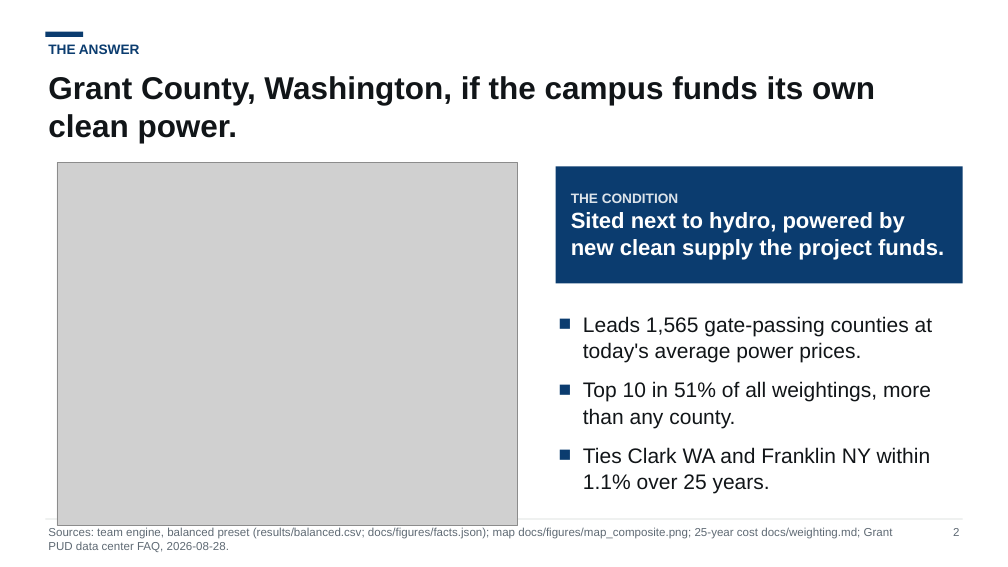
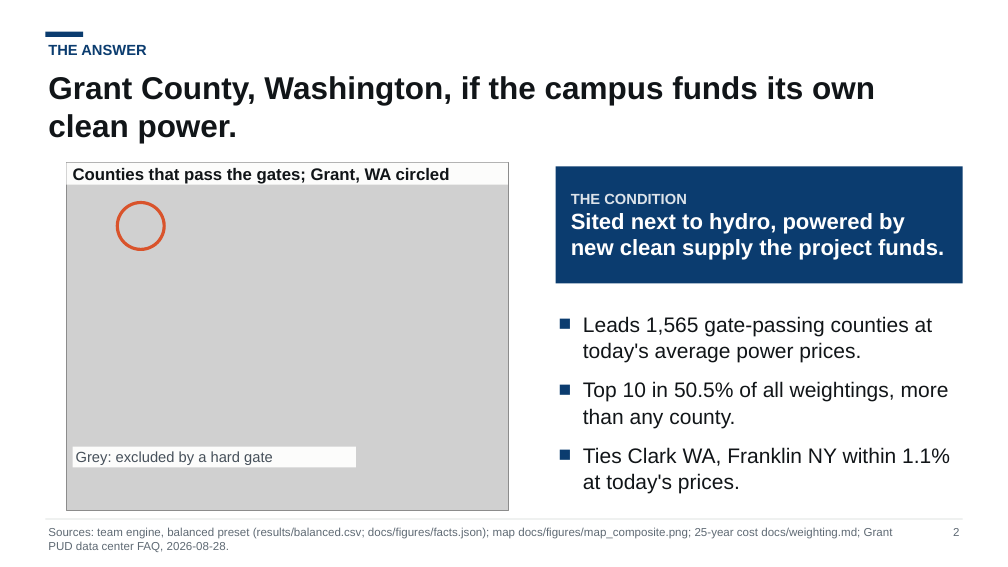
Before and after one commit to NeilKhandelwal/BAC-Hackathon, a slide deck: slide 2 of docs/deck/pitch_template.pptx. Drawn at 1008x567 pixels with LibreOffice and Linux fonts; fonts in the diff are those of the drawing; grey boxes stand for pictures. Boxes give left, top, right and bottom in pixels: in the first picture for what was removed or moved away, otherwise in the second. Text is boxed around its words. In the diff, an @@ line names an element or a change of style, - is before the commit and + after.

Commit message:
Finalize the pitch template after the advisor's deck review
Show the power-price result on the pick-change slide, qualify the
three-county tie as at today's prices, add a cockpit screenshot to the
engine slide, add a structural checker, fix footer and overflow issues
found in the renders, and write the morning summary and PR text in the
build log.

```diff
--- a/docs/deck/pitch_template.pptx
+++ b/docs/deck/pitch_template.pptx
@@ text "THE ANSWER" at <box>48,44,146,55</box>: size 13 to 14 pt @@
@@ picture: place and size @@
-picture at <box>57,163,517,526</box>
+picture at <box>67,163,508,510</box>
@@ rectangle added at <box>67,163,508,185</box>, fill #FCFCFB, 16 pt, text #111518, bold @@
+Counties that pass the gates; Grant, WA circled
@@ ellipse added at <box>117,203,164,250</box>, outline #D9532B 3 pt @@
@@ text in rectangle at <box>571,193,687,204</box>: size 13 to 14 pt in "THE CONDITION" @@
@@ text at <box>583,381,950,494</box>: text changed @@
-■ Top 10 in 51% of all weightings, more than any county.
-■ Ties Clark WA and Franklin NY within 1.1% over 25 years.
+■ Top 10 in 50.5% of all weightings, more than any county.
+■ Ties Clark WA, Franklin NY within 1.1% at today's prices.
@@ rectangle added at <box>73,447,356,468</box>, fill #FCFCFB, 14 pt, text #46505A @@
+Grey: excluded by a hard gate
```
Also in this commit, not shown: 14 other slides changed, 21 other files.
